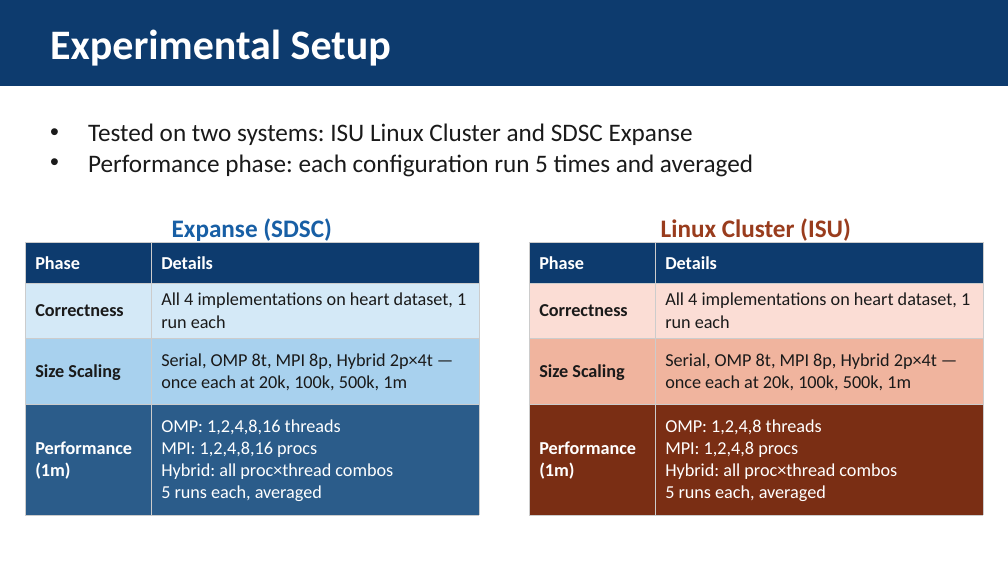
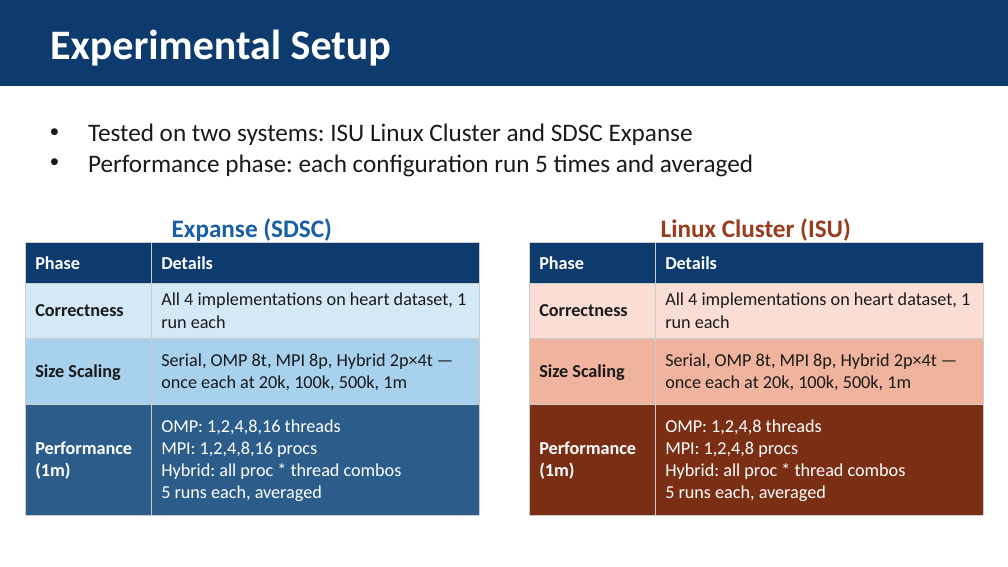
Before and after one commit to jhffmn82/IT388_parallel_processing_bayesian_classifier, a slide deck: slide 9 of IT388_ParallelNaiveBayes_Final.pptx. Drawn at 1008x567 pixels with LibreOffice and Linux fonts; fonts in the diff are those of the drawing. Boxes give left, top, right and bottom in pixels: in the first picture for what was removed or moved away, otherwise in the second. Text is boxed around its words. In the diff, an @@ line names an element or a change of style, - is before the commit and + after.

```diff
--- a/IT388_ParallelNaiveBayes_Final.pptx
+++ b/IT388_ParallelNaiveBayes_Final.pptx
@@ table at [25,243,479,515] @@
-row 4, column 2: OMP: 1,2,4,8,16 threads / MPI: 1,2,4,8,16 procs / Hybrid: all proc×thread combos / 5 runs each, averaged
+row 4, column 2: OMP: 1,2,4,8,16 threads / MPI: 1,2,4,8,16 procs / Hybrid: all proc * thread combos / 5 runs each, averaged
@@ table at [529,243,983,515] @@
-row 4, column 2: OMP: 1,2,4,8 threads / MPI: 1,2,4,8 procs / Hybrid: all proc×thread combos / 5 runs each, averaged
+row 4, column 2: OMP: 1,2,4,8 threads / MPI: 1,2,4,8 procs / Hybrid: all proc * thread combos / 5 runs each, averaged
```
Also in this commit, not shown: 5 other slides changed.
